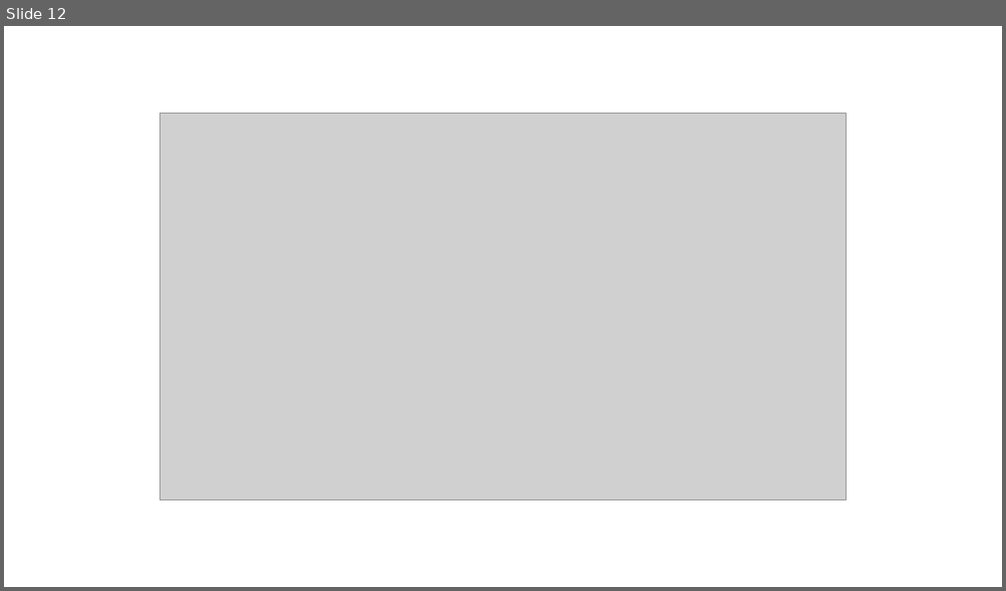
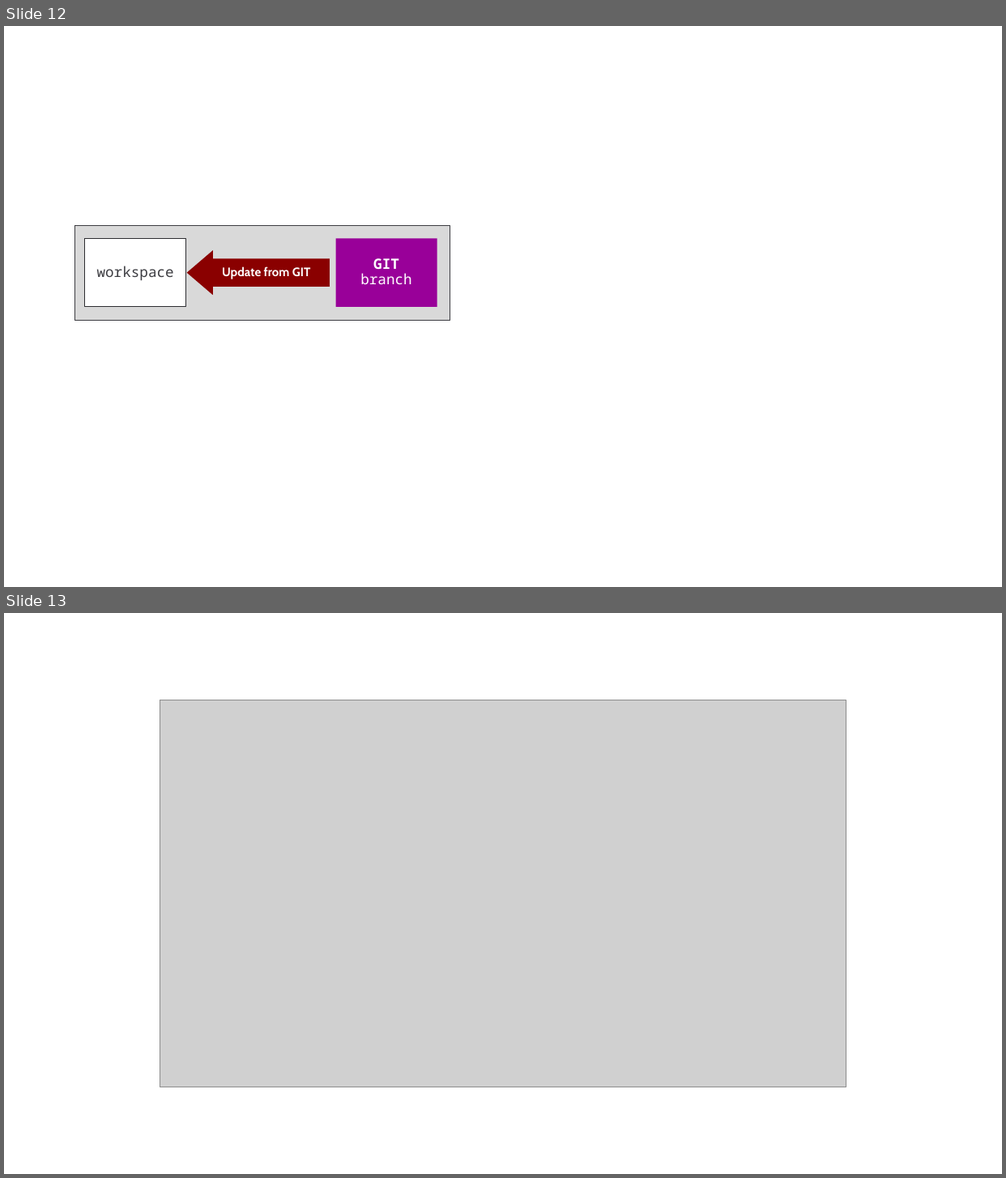
Before and after one commit to FabricDevCamp/fabric-cicd-whitepaper, a slide deck: Part 1 - Overview of Fabric CICD.pptx. Shown one above the other, each under a label of ours: slide 12 before the commit, slides 12 and 13 after it. The pictures are 1006x591 and 1006x1178 pixels, drawn with LibreOffice and Linux fonts; fonts in the diff are those of the drawing; grey boxes stand for pictures. Boxes give left, top, right and bottom in pixels: in the first picture for what was removed or moved away, otherwise in the second. Text is boxed around its words. In the diff, an @@ line names an element or a change of style, - is before the commit and + after.

```diff
--- a/Part 1 - Overview of Fabric CICD.pptx
+++ b/Part 1 - Overview of Fabric CICD.pptx
@@ slide 12 added at [4,26,1002,587], background #FFFFFF @@
@@ rectangle added at [75,225,451,321], fill #D9D9D9, outline #3C3C41 0.75 pt @@
@@ rectangle added at [85,239,186,307], fill #FFFFFF, outline #2D2D31 0.75 pt, 14 pt, text #3C3C41 @@
+workspace
@@ rectangle added at [335,239,437,307], fill #990099, 14 pt, text #FFFFFF @@
+GIT
+branch
@@ right arrow added at [187,250,330,295], fill #8A0000, 12 pt, text #FFFFFF, bold @@
+Update from GIT
@@ what was slide 12 is now slide 13 @@
```
Also in this commit, not shown: 8 slides changed, 6 other slides added, 4 slides removed, 1 other file.
